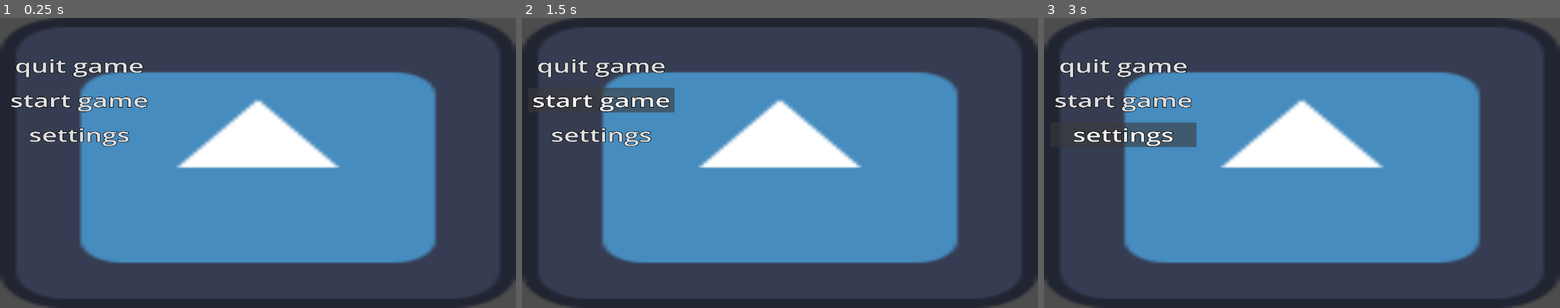
Above: before the commit, frames 1-3 (left to right).
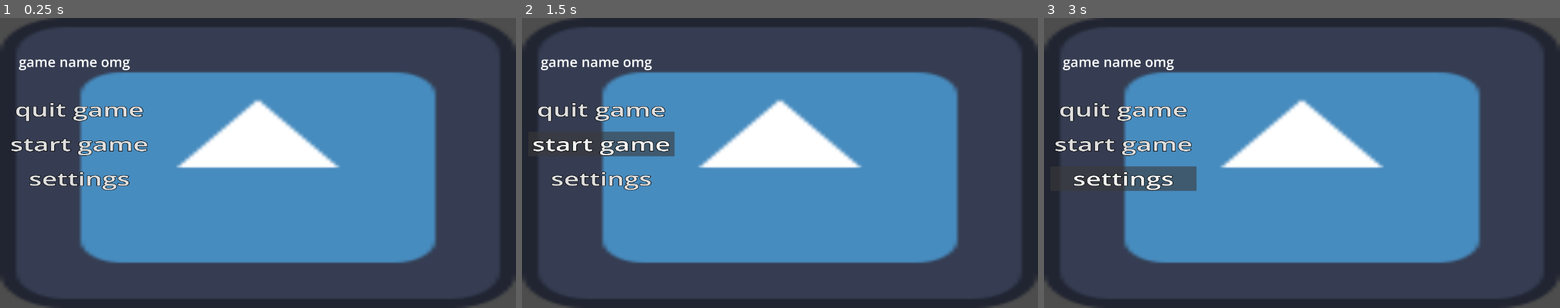
Above: after the commit, the same moments.

Repository: Ayaan-10/The-Lost-Key
Game: Godot game, scene res://scenes/titlescreen.tscn
The game is run twice, just before and just after one commit, with the same random seed, the same clock (stepped at 60 frames per second) and the same inputs. The engine's default icon, where the game draws it, is replaced by a stand-in: a white triangle on a blue panel in a dark square.
Inputs:
- Up to frame 1 (0.25 s): no input
- Up to frame 2 (1.5 s): click "start game" at 0.5 s; click "start game" at 1.25 s
- Up to frame 3 (3 s): click "start game" at 2 s; click "settings" at 2.75 s

The runs differ from the first frame. In frame 1, 3.7% of the frame differs, in the area x 2-29%, y 14-60%; in frame 2, 5.0%; in frame 3, 5.3%, in the area x 2-30%, y 14-60%.

Commit message:
added title label

Diff:
--- a/scenes/titlescreen.tscn
+++ b/scenes/titlescreen.tscn
@@ -17,9 +17,9 @@
 
 [node name="VBoxContainer" type="VBoxContainer" parent="." unique_id=2052701213]
 offset_left = 14.000002
-offset_top = 79.0
+offset_top = 177.0
 offset_right = 610.85516
-offset_bottom = 773.7065
+offset_bottom = 823.2386
 scale = Vector2(0.54787165, 0.37137985)
 theme_override_constants/separation = 60
 
@@ -43,3 +43,12 @@
 theme_override_font_sizes/font_size = 108
 theme_override_styles/normal = SubResource("StyleBoxEmpty_uq4ul")
 text = "settings"
+
+[node name="Label" type="Label" parent="." unique_id=1031355850]
+offset_left = 42.0
+offset_top = 76.0
+offset_right = 1374.8845
+offset_bottom = 235.3244
+scale = Vector2(0.51467323, 0.51467323)
+theme_override_font_sizes/font_size = 60
+text = "game name omg"
